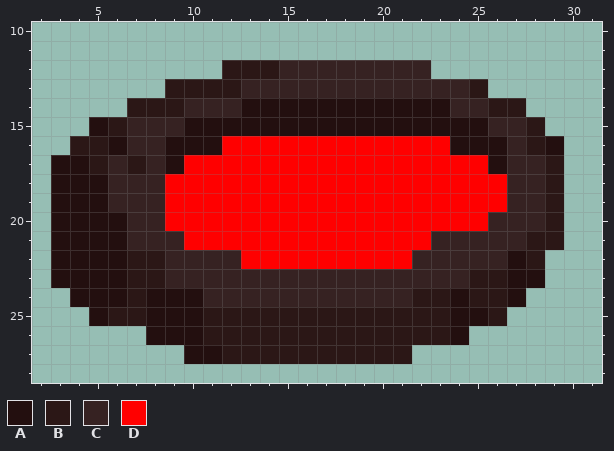
Edited in one commit: pixel-art sprite (NuclearThroneUltraMod/sprites/sprVulcanoTopDecal/e1ebe87b-9ed4-40bf-9bb4-ad4e40ac6220.png). Above, as it was before the edit.
The file is 32x32 pixels. Shown: x 2..31, y 10..28.
Palette (. is transparent): A #230f0f  B #2b1716  C #362222  D #ff0000
Pixels before, first column x 3:
12 .........BBBCCCCCCCC.......
13 ......BBBBCCCCCCCCCCCCB....
14 ....BBBCCCAAAAAAAAAAACCBB..
15 ..ABCCCAAAAAAAAAAAAAAAACCB.
16 .BBACCAAADDDDDDDDDDDDAAACBA
17 AABCBCADDDDDDDDDDDDDDDDACCB
18 AAACCCDDDDDDDDDDDDDDDDDDCCB
19 AAACCCDDDDDDDDDDDDDDDDDDCCB
20 AAAACCDDDDDDDDDDDDDDDDDCCCB
21 AAAACCCDDDDDDDDDDDDDCCCCCBB
22 AAAABBCCCCDDDDDDDDDCCCCCAB.
23 AAAABBCCCCCCCCCCCCCCCCBBAA.
24 .AAABAAACCCCCCCCCCCBBABBA..
25 ..ABBAAABBBBBBBBBBBBBAAB...
26 .....AAABBBBBBBBBBBBBA.....
27 .......AABBBBBBBBBB........
New version:
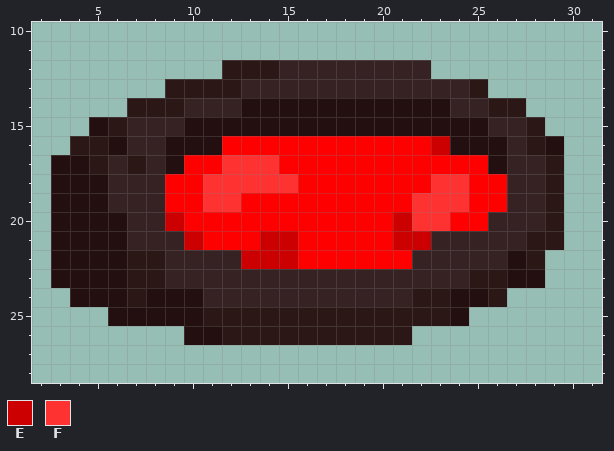
Colours new in this view: E #cc0000  F #ff3232
Change:
The edit turns colour B into colour A in row 24 at x 25; in row 25 at x 6 to 7; in row 26 at x 11.
The edit turns colour D into colour E in row 16 at x 23; in row 20 at x 9 and 21; in row 21 at x 10, 14 to 15 and 21 to 22; in row 22 at x 13 to 15.
The edit turns colour D into colour F in row 17 at x 12 to 14; in row 18 at x 11 to 15 and 23 to 24; in row 19 at x 11 to 12 and 22 to 24; in row 20 at x 22 to 23.
Colour A is gone in row 24 at x 27; in row 25 at x 5 and 25; in row 26 at x 8 to 9 and 24; in row 27 at x 10 to 11.
Colour B is gone in row 25 at x 26; in row 26 at x 22 to 23; in row 27 at x 12 to 21.
